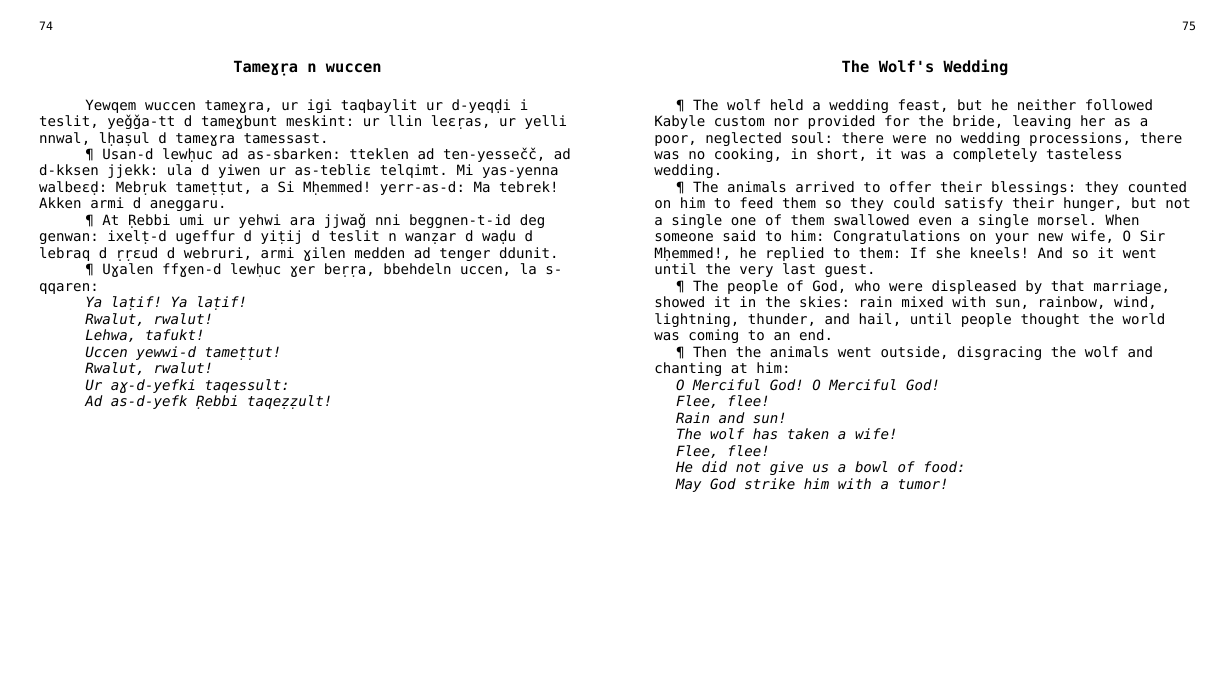
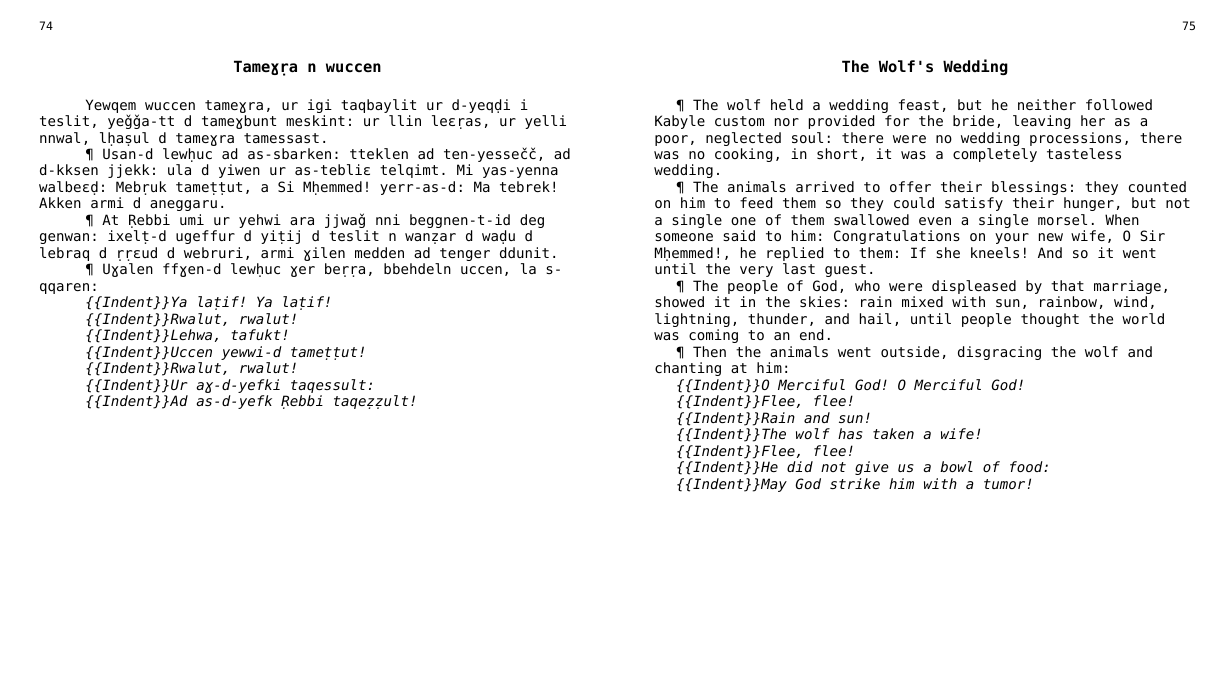
Before and after one commit to sferhah/tamacahut_n_wuccen, a slide deck: slide 35 of Uccen.ConsoleApp/Resources/pptx/uccen.eng.pptx. Drawn at 1232x693 pixels with LibreOffice and Linux fonts; fonts in the diff are those of the drawing. Boxes give left, top, right and bottom in pixels: in the first picture for what was removed or moved away, otherwise in the second. Text is boxed around its words. In the diff, an @@ line names an element or a change of style, - is before the commit and + after.

```diff
--- a/Uccen.ConsoleApp/Resources/pptx/uccen.eng.pptx
+++ b/Uccen.ConsoleApp/Resources/pptx/uccen.eng.pptx
@@ table at (x1=30, y1=15, x2=1205, y2=668) @@
-row 3, column 1: Yewqem wuccen tameɣra, ur igi taqbaylit ur d-yeqḍi i teslit, yeǧǧa-tt d tameɣbunt meskint: ur llin leɛṛas, ur yelli nnwal, lḥaṣul d tameɣra tamessast. / ¶ Usan-d lewḥuc ad as-sbarken: tteklen ad ten-yessečč, ad d-kksen jjekk: ula d yiwen ur as-tebliɛ telqimt. Mi yas-yenna walbeɛḍ: Mebṛuk tameṭṭut, a Si Mḥemmed! yerr-as-d: Ma tebrek! Akken armi d aneggaru. / ¶ At Ṛebbi umi ur yehwi ara jjwaǧ nni beggnen-t-id deg genwan: ixelṭ-d ugeffur d yiṭij d teslit n wanẓar d waḍu d lebraq d ṛṛɛud d webruri, armi ɣilen medden ad tenger ddunit. / ¶ Uɣalen ffɣen-d lewḥuc ɣer beṛṛa, bbehdeln uccen, la s-qqaren: / Ya laṭif! Ya laṭif! / Rwalut, rwalut! / Lehwa, tafukt! / Uccen yewwi-d tameṭṭut! / Rwalut, rwalut! / Ur aɣ-d-yefki taqessult: / Ad as-d-yefk Ṛebbi taqeẓẓult!
+row 3, column 1: Yewqem wuccen tameɣra, ur igi taqbaylit ur d-yeqḍi i teslit, yeǧǧa-tt d tameɣbunt meskint: ur llin leɛṛas, ur yelli nnwal, lḥaṣul d tameɣra tamessast. / ¶ Usan-d lewḥuc ad as-sbarken: tteklen ad ten-yessečč, ad d-kksen jjekk: ula d yiwen ur as-tebliɛ telqimt. Mi yas-yenna walbeɛḍ: Mebṛuk tameṭṭut, a Si Mḥemmed! yerr-as-d: Ma tebrek! Akken armi d aneggaru. / ¶ At Ṛebbi umi ur yehwi ara jjwaǧ nni beggnen-t-id deg genwan: ixelṭ-d ugeffur d yiṭij d teslit n wanẓar d waḍu d lebraq d ṛṛɛud d webruri, armi ɣilen medden ad tenger ddunit. / ¶ Uɣalen ffɣen-d lewḥuc ɣer beṛṛa, bbehdeln uccen, la s-qqaren: / {{Indent}}Ya laṭif! Ya laṭif! / {{Indent}}Rwalut, rwalut! / {{Indent}}Lehwa, tafukt! / {{Indent}}Uccen yewwi-d tameṭṭut! / {{Indent}}Rwalut, rwalut! / {{Indent}}Ur aɣ-d-yefki taqessult: / {{Indent}}Ad as-d-yefk Ṛebbi taqeẓẓult!
-row 3, column 3: ¶ The wolf held a wedding feast, but he neither followed Kabyle custom nor provided for the bride, leaving her as a poor, neglected soul: there were no wedding processions, there was no cooking, in short, it was a completely tasteless wedding. / ¶ The animals arrived to offer their blessings: they counted on him to feed them so they could satisfy their hunger, but not a single one of them swallowed even a single morsel. When someone said to him: Congratulations on your new wife, O Sir Mḥemmed!, he replied to them: If she kneels! And so it went until the very last guest. / ¶ The people of God, who were displeased by that marriage, showed it in the skies: rain mixed with sun, rainbow, wind, lightning, thunder, and hail, until people thought the world was coming to an end. / ¶ Then the animals went outside, disgracing the wolf and chanting at him: / O Merciful God! O Merciful God! / Flee, flee! / Rain and sun! / The wolf has taken a wife! / Flee, flee! / He did not give us a bowl of food: / May God strike him with a tumor!
+row 3, column 3: ¶ The wolf held a wedding feast, but he neither followed Kabyle custom nor provided for the bride, leaving her as a poor, neglected soul: there were no wedding processions, there was no cooking, in short, it was a completely tasteless wedding. / ¶ The animals arrived to offer their blessings: they counted on him to feed them so they could satisfy their hunger, but not a single one of them swallowed even a single morsel. When someone said to him: Congratulations on your new wife, O Sir Mḥemmed!, he replied to them: If she kneels! And so it went until the very last guest. / ¶ The people of God, who were displeased by that marriage, showed it in the skies: rain mixed with sun, rainbow, wind, lightning, thunder, and hail, until people thought the world was coming to an end. / ¶ Then the animals went outside, disgracing the wolf and chanting at him: / {{Indent}}O Merciful God! O Merciful God! / {{Indent}}Flee, flee! / {{Indent}}Rain and sun! / {{Indent}}The wolf has taken a wife! / {{Indent}}Flee, flee! / {{Indent}}He did not give us a bowl of food: / {{Indent}}May God strike him with a tumor!
```
Also in this commit, not shown: 7 other slides changed, 10 other files.
